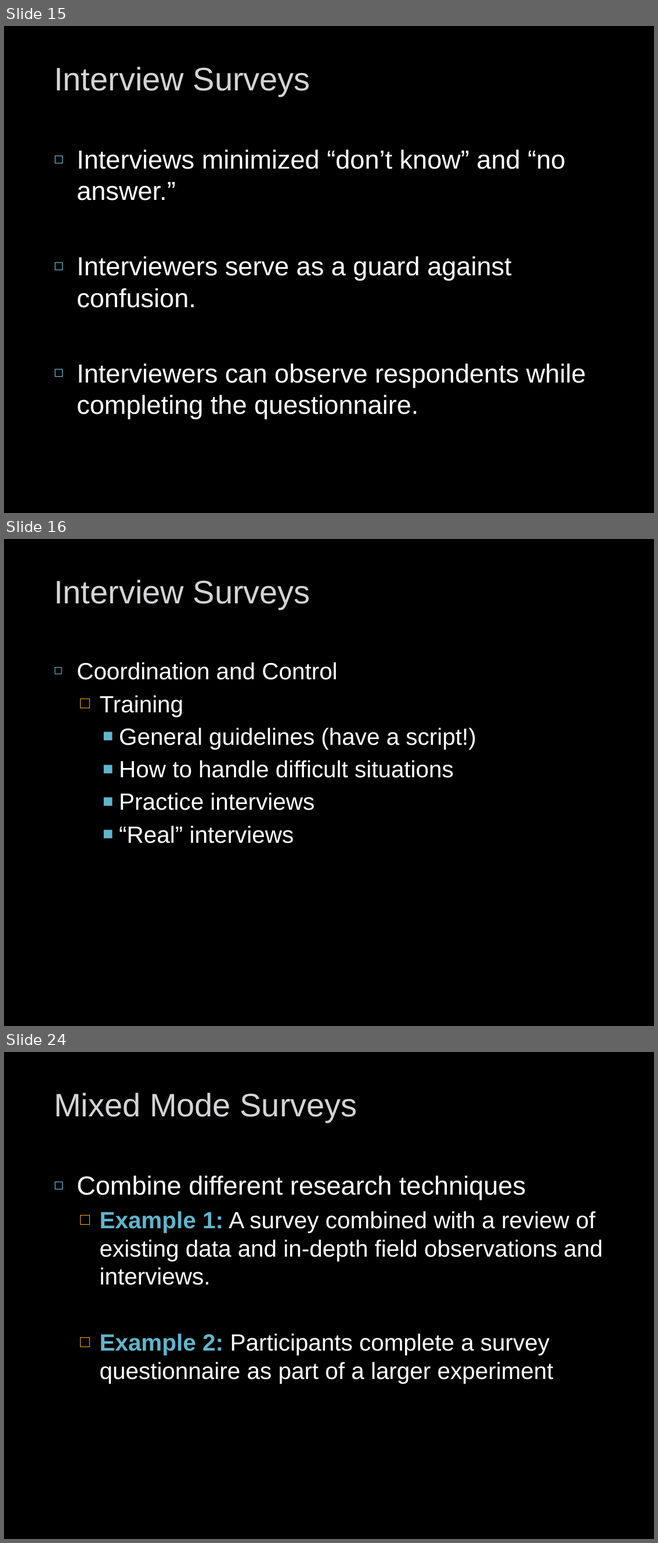
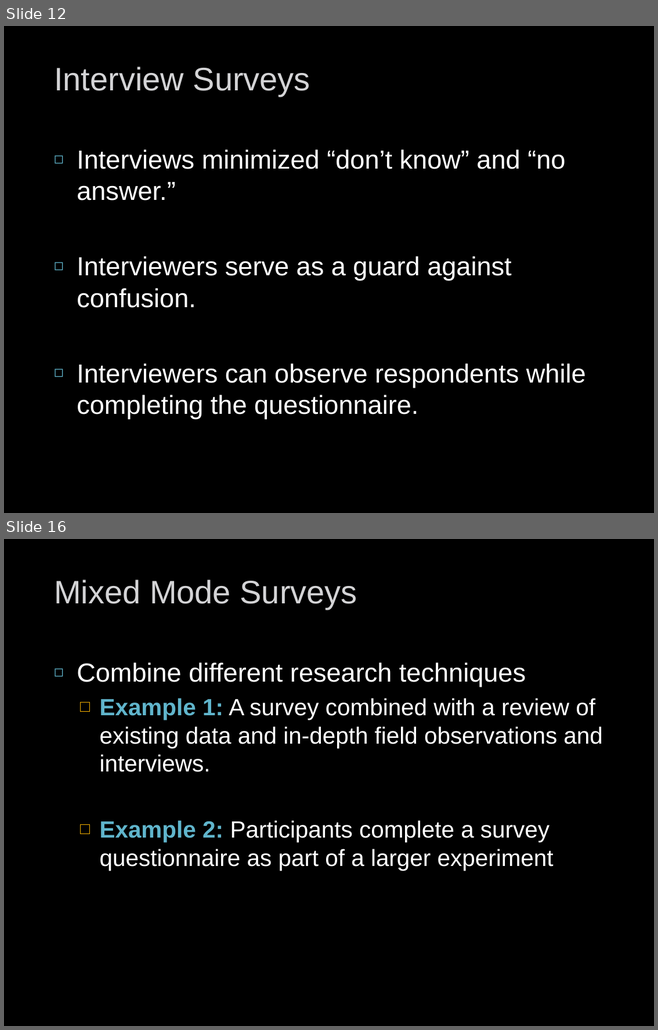
Before and after one commit to npm27/Teaching-Materials, a slide deck: Research Methods/Slides/Survey Research.pptx. Shown one above the other, each under a label of ours: slides 15, 16 and 24 before the commit, slides 12 and 16 after it; the slides between them are not shown. The pictures are 658x1543 and 658x1030 pixels, drawn with LibreOffice and Linux fonts; fonts in the diff are those of the drawing. Boxes give left, top, right and bottom in pixels: in the first picture for what was removed or moved away, otherwise in the second. Text is boxed around its words. In the diff, an @@ line names an element or a change of style, - is before the commit and + after.

```diff
--- a/Research Methods/Slides/Survey Research.pptx
+++ b/Research Methods/Slides/Survey Research.pptx
@@ slide 16 removed at <box>4,539,654,1026</box>, background #000000 @@
@@ title removed at <box>54,580,310,609</box> @@
-Interview Surveys
@@ text removed at <box>76,662,476,843</box> @@
-◻ Coordination and Control
-  □ Training
-    ■ General guidelines (have a script!)
-    ■ How to handle difficult situations
-    ■ Practice interviews
-    ■ “Real” interviews
@@ what was slide 15 is now slide 12 @@
@@ what was slide 24 is now slide 16 @@
```
Also in this commit, not shown: 4 slides changed, 7 other slides removed.
